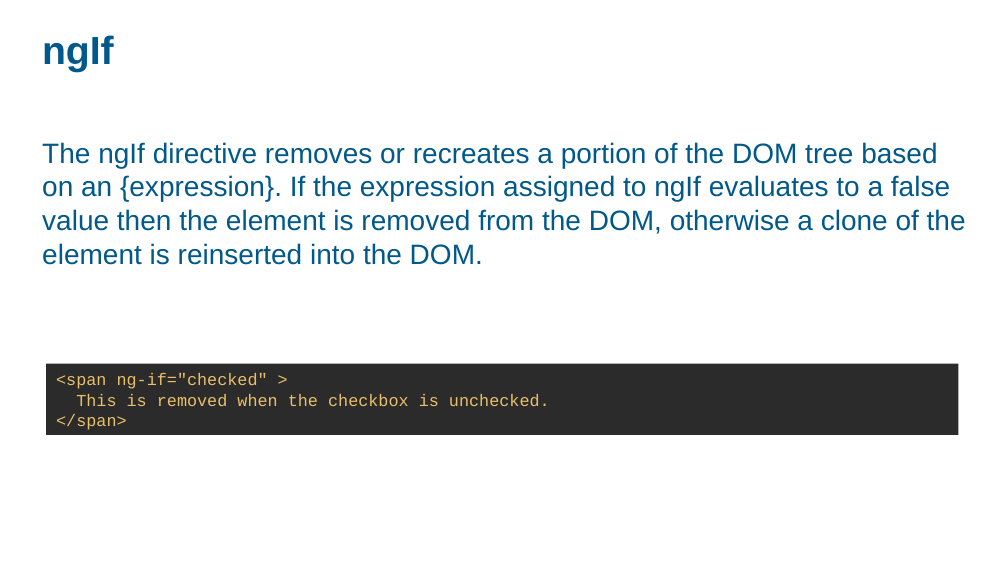
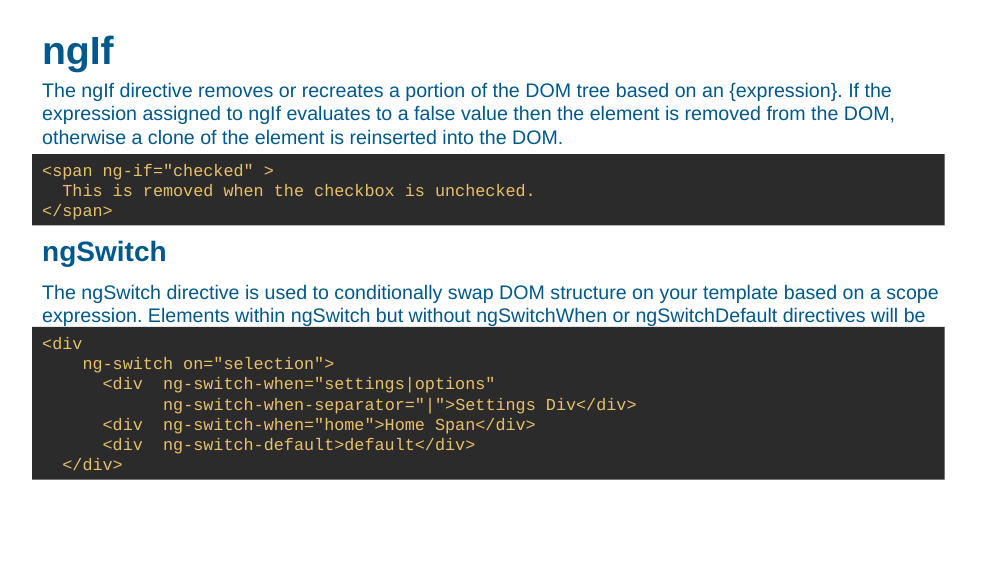
Before and after one commit to ashok07iet/angular-sample-code, a slide deck: slide 44 of doc/AngularJS.pptx (slide 37 before the commit). Drawn at 1008x567 pixels with LibreOffice and Linux fonts; fonts in the diff are those of the drawing; background and template pictures are left out. Boxes give left, top, right and bottom in pixels: in the first picture for what was removed or moved away, otherwise in the second. Text is boxed around its words. In the diff, an @@ line names an element or a change of style, - is before the commit and + after.

```diff
--- a/doc/AngularJS.pptx
+++ b/doc/AngularJS.pptx
@@ text "The ngIf directive removes or ...": place and size @@
-text "The ngIf directive removes or ..." at (42, 142, 966, 265)
+text "The ngIf directive removes or ..." at (42, 82, 938, 349)
@@ text at (42, 82, 895, 145): size 20 to 14 pt in "The ngIf directive removes or recreates a ..." @@
@@ rectangle "<span ng-if="checked" >": place and size @@
-rectangle "<span ng-if="checked" >" at (46, 364, 959, 435)
+rectangle "<span ng-if="checked" >" at (32, 154, 944, 226)
@@ text at (42, 240, 938, 349): paragraphs added @@
+ngSwitch
+The ngSwitch directive is used to conditionally swap DOM structure on your template based on a scope expression. Elements within ngSwitch but without ngSwitchWhen or ngSwitchDefault directives will be preserved at the location as specified in the template.
@@ rectangle added at (32, 327, 944, 479), fill #2B2B2B, 12 pt, text #E8BF6A @@
+<div
+ng-switch on="selection">
+<div ng-switch-when="settings|options"
+ng-switch-when-separator="|">Settings Div</div>
+<div ng-switch-when="home">Home Span</div>
+<div ng-switch-default>default</div>
+</div>
```
Also in this commit, not shown: 2 other slides changed, 8 slides added, 24 other files.
